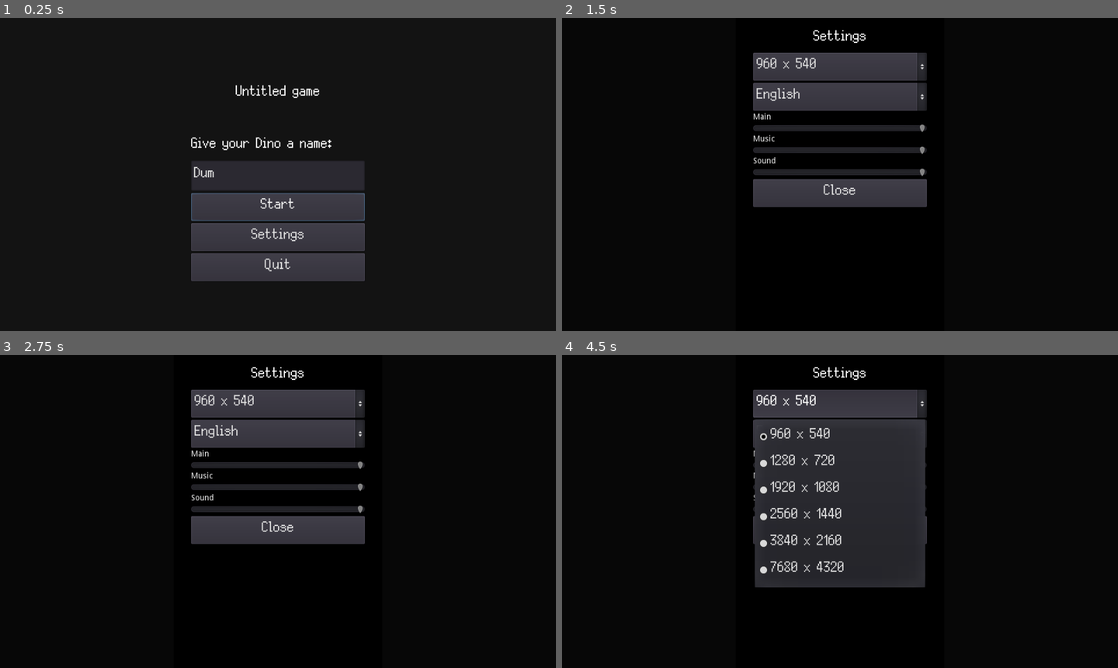
Above: before the commit, frames 1-4 (two rows, left to right).
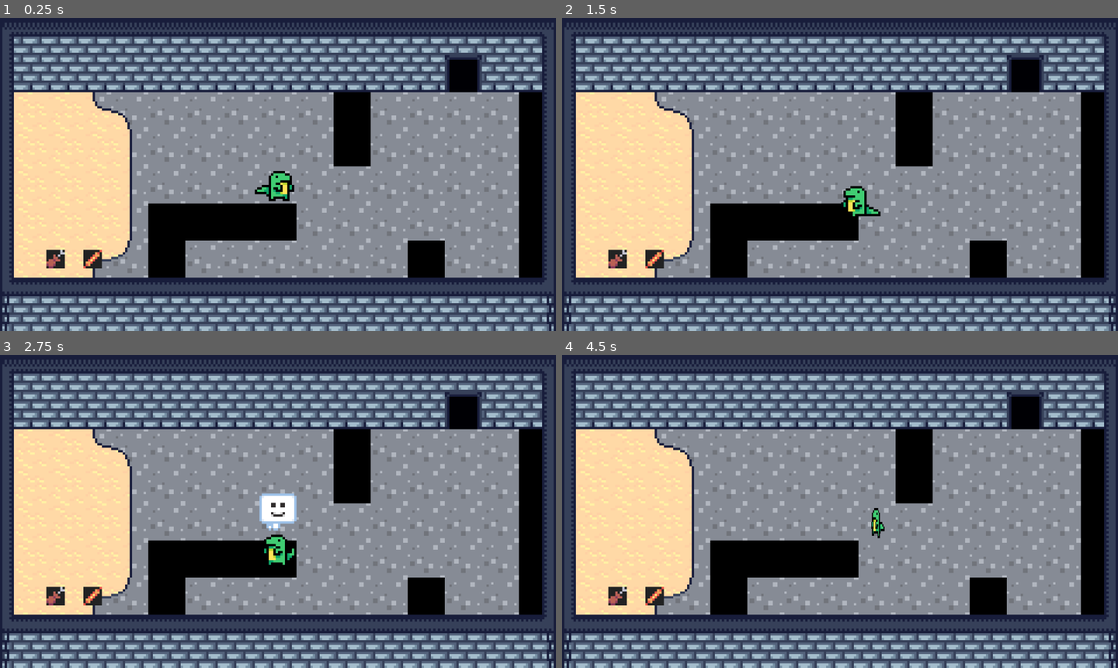
Above: after the commit, the same moments.

Repository: colinbellino/ai-and-games-2022
Game: Godot game, scene res://media/scenes/main.tscn
Same seed, same stepped clock (60 frames per second), same inputs: the game is played once before the commit and once after it.
Inputs (mouse positions are in pixels of both pictures, inside the frame that each line leads up to):
- Up to frame 1 (0.25 s): no input
- Up to frame 2 (1.5 s): click (840, 237) at 0.5 s, where only the run before the commit has a clickable "Settings"; click (840, 205) at 1.25 s, where only the run before the commit has a clickable "Start"
- Up to frame 3 (2.75 s): click (278, 542) at 2 s, where only the run before the commit has a clickable "Start"
- Up to frame 4 (4.5 s): click (840, 405) at 2.75 s, where only the run before the commit has a clickable "960 x 540"; click (840, 433) at 3.5 s, where only the run before the commit has a clickable "English"; click (840, 405) at 4.25 s, where only the run before the commit has a clickable "960 x 540"

The runs differ from the first frame. In frame 1, 93% of the frame differs, in the area x 0-100%, y 0-100%; in frame 2, 91%; in frame 3, 91%; in frame 4, 94%.

Commit message:
Play around with the intro scene (disabled for now)

Diff:
--- a/media/animations/entities/creature.tres
+++ b/media/animations/entities/creature.tres
@@ -1,6 +1,7 @@
-[gd_resource type="SpriteFrames" load_steps=123 format=2]
+[gd_resource type="SpriteFrames" load_steps=125 format=2]
 
 [ext_resource path="res://media/art/entities/dino_anim.png" type="Texture" id=1]
+[ext_resource path="res://media/art/entities/egg_scaled_down.png" type="Texture" id=2]
 
 [sub_resource type="AtlasTexture" id=1]
 atlas = ExtResource( 1 )
@@ -373,6 +374,10 @@
 [sub_resource type="AtlasTexture" id=89]
 atlas = ExtResource( 1 )
 region = Rect2( 576, 224, 32, 32 )
+
+[sub_resource type="AtlasTexture" id=128]
+atlas = ExtResource( 2 )
+region = Rect2( 0, 0, 32, 32 )
 
 [sub_resource type="AtlasTexture" id=21]
 atlas = ExtResource( 1 )
@@ -518,6 +523,11 @@
 "name": "eat_large",
 "speed": 5.0
 }, {
+"frames": [ SubResource( 128 ) ],
+"loop": true,
+"name": "egg",
+"speed": 5.0
+}, {
 "frames": [ SubResource( 21 ) ],
 "loop": true,
 "name": "fall_asleep",
--- /dev/null
+++ b/media/animations/intro_1.tres
@@ -0,0 +1,137 @@
+[gd_resource type="Animation" format=2]
+
+[resource]
+resource_name = "Intro1"
+length = 3.0
+tracks/0/type = "value"
+tracks/0/path = NodePath("World/Parent0:position")
+tracks/0/interp = 1
+tracks/0/loop_wrap = true
+tracks/0/imported = false
+tracks/0/enabled = true
+tracks/0/keys = {
+"times": PoolRealArray( 0, 2, 3 ),
+"transitions": PoolRealArray( 1, 1, 1 ),
+"update": 0,
+"values": [ Vector2( 80, 74 ), Vector2( 80, 74 ), Vector2( -22, 74 ) ]
+}
+tracks/1/type = "value"
+tracks/1/path = NodePath("World/Parent1:position")
+tracks/1/interp = 1
+tracks/1/loop_wrap = true
+tracks/1/imported = false
+tracks/1/enabled = true
+tracks/1/keys = {
+"times": PoolRealArray( 0, 2, 3 ),
+"transitions": PoolRealArray( 1, 1, 1 ),
+"update": 0,
+"values": [ Vector2( 160, 74 ), Vector2( 160, 74 ), Vector2( 280, 74 ) ]
+}
+tracks/2/type = "value"
+tracks/2/path = NodePath("World/Parent0:scale")
+tracks/2/interp = 1
+tracks/2/loop_wrap = true
+tracks/2/imported = false
+tracks/2/enabled = true
+tracks/2/keys = {
+"times": PoolRealArray( 0, 1.7, 2 ),
+"transitions": PoolRealArray( 1, 1, 1 ),
+"update": 0,
+"values": [ Vector2( 1, 1 ), Vector2( 1, 1 ), Vector2( -1, 1 ) ]
+}
+tracks/3/type = "value"
+tracks/3/path = NodePath("World/Parent1:scale")
+tracks/3/interp = 1
+tracks/3/loop_wrap = true
+tracks/3/imported = false
+tracks/3/enabled = true
+tracks/3/keys = {
+"times": PoolRealArray( 0, 1.7, 2 ),
+"transitions": PoolRealArray( 1, 1, 1 ),
+"update": 0,
+"values": [ Vector2( -1, 1 ), Vector2( -1, 1 ), Vector2( 1, 1 ) ]
+}
+tracks/4/type = "value"
+tracks/4/path = NodePath("World/Parent0:animation")
+tracks/4/interp = 1
+tracks/4/loop_wrap = true
+tracks/4/imported = false
+tracks/4/enabled = true
+tracks/4/keys = {
+"times": PoolRealArray( 0, 2, 3 ),
+"transitions": PoolRealArray( 1, 1, 1 ),
+"update": 1,
+"values": [ "idle", "walk", "idle" ]
+}
+tracks/5/type = "value"
+tracks/5/path = NodePath("World/Parent1:animation")
+tracks/5/interp = 1
+tracks/5/loop_wrap = true
+tracks/5/imported = false
+tracks/5/enabled = true
+tracks/5/keys = {
+"times": PoolRealArray( 0, 2, 3 ),
+"transitions": PoolRealArray( 1, 1, 1 ),
+"update": 1,
+"values": [ "idle", "idle", "idle" ]
+}
+tracks/6/type = "value"
+tracks/6/path = NodePath("World/Parent0:playing")
+tracks/6/interp = 1
+tracks/6/loop_wrap = true
+tracks/6/imported = false
+tracks/6/enabled = true
+tracks/6/keys = {
+"times": PoolRealArray( 0, 2, 3 ),
+"transitions": PoolRealArray( 1, 1, 1 ),
+"update": 1,
+"values": [ false, true, false ]
+}
+tracks/7/type = "value"
+tracks/7/path = NodePath("World/Parent1:playing")
+tracks/7/interp = 1
+tracks/7/loop_wrap = true
+tracks/7/imported = false
+tracks/7/enabled = true
+tracks/7/keys = {
+"times": PoolRealArray( 0, 2, 3 ),
+"transitions": PoolRealArray( 1, 1, 1 ),
+"update": 1,
+"values": [ false, true, false ]
+}
+tracks/8/type = "value"
+tracks/8/path = NodePath("IntroUI/BorderTop:rect_position")
+tracks/8/interp = 1
+tracks/8/loop_wrap = true
+tracks/8/imported = false
+tracks/8/enabled = true
+tracks/8/keys = {
+"times": PoolRealArray( 0, 0.1 ),
+"transitions": PoolRealArray( 1, 1 ),
+"update": 0,
+"values": [ Vector2( 0, -180 ), Vector2( 0, 0 ) ]
+}
+tracks/9/type = "value"
+tracks/9/path = NodePath("IntroUI/BorderBottom:rect_position")
+tracks/9/interp = 1
+tracks/9/loop_wrap = true
+tracks/9/imported = false
+tracks/9/enabled = true
+tracks/9/keys = {
+"times": PoolRealArray( 0, 0.1 ),
+"transitions": PoolRealArray( 1, 1 ),
+"update": 0,
+"values": [ Vector2( 0, 540 ), Vector2( 0, 360 ) ]
+}
+tracks/10/type = "value"
+tracks/10/path = NodePath("World:modulate")
+tracks/10/interp = 1
+tracks/10/loop_wrap = true
+tracks/10/imported = false
+tracks/10/enabled = true
+tracks/10/keys = {
+"times": PoolRealArray( 0, 0.1, 0.5 ),
+"transitions": PoolRealArray( 1, 1, 1 ),
+"update": 0,
+"values": [ Color( 1, 1, 1, 0 ), Color( 1, 1, 1, 0 ), Color( 1, 1, 1, 1 ) ]
+}
--- a/media/scenes/main.tscn
+++ b/media/scenes/main.tscn
@@ -1,20 +1,307 @@
-[gd_scene load_steps=5 format=2]
+[gd_scene load_steps=12 format=2]
 
 [ext_resource path="res://src/Game.gd" type="Script" id=1]
 [ext_resource path="res://media/scenes/ui/TitleUI.tscn" type="PackedScene" id=2]
 [ext_resource path="res://media/scenes/ui/DebugUI.tscn" type="PackedScene" id=3]
 [ext_resource path="res://media/scenes/ui/SettingsUI.tscn" type="PackedScene" id=4]
+[ext_resource path="res://media/main.theme" type="Theme" id=5]
+[ext_resource path="res://media/animations/entities/creature.tres" type="SpriteFrames" id=6]
+[ext_resource path="res://media/animations/intro_1.tres" type="Animation" id=7]
+[ext_resource path="res://media/art/entities/emotions.png" type="Texture" id=8]
+[ext_resource path="res://src/IntroUI.gd" type="Script" id=9]
+
+[sub_resource type="Animation" id=1]
+resource_name = "Intro1"
+length = 5.0
+tracks/0/type = "value"
+tracks/0/path = NodePath("World/Parent0:position")
+tracks/0/interp = 1
+tracks/0/loop_wrap = true
+tracks/0/imported = false
+tracks/0/enabled = true
+tracks/0/keys = {
+"times": PoolRealArray( 0, 1.2, 1.3, 1.4, 1.8, 3 ),
+"transitions": PoolRealArray( 1, 1, 1, 1, 1, 1 ),
+"update": 0,
+"values": [ Vector2( 80, 72 ), Vector2( 80, 72 ), Vector2( 80, 69 ), Vector2( 80, 72 ), Vector2( 80, 72 ), Vector2( -22, 72 ) ]
+}
+tracks/1/type = "value"
+tracks/1/path = NodePath("World/Parent1:position")
+tracks/1/interp = 1
+tracks/1/loop_wrap = true
+tracks/1/imported = false
+tracks/1/enabled = true
+tracks/1/keys = {
+"times": PoolRealArray( 0, 1.8, 3 ),
+"transitions": PoolRealArray( 1, 1, 1 ),
+"update": 0,
+"values": [ Vector2( 160, 72 ), Vector2( 160, 72 ), Vector2( 280, 72 ) ]
+}
+tracks/2/type = "value"
+tracks/2/path = NodePath("World/Parent0:scale")
+tracks/2/interp = 1
+tracks/2/loop_wrap = true
+tracks/2/imported = false
+tracks/2/enabled = true
+tracks/2/keys = {
+"times": PoolRealArray( 0, 1.5, 1.8 ),
+"transitions": PoolRealArray( 1, 1, 1 ),
+"update": 0,
+"values": [ Vector2( 1, 1 ), Vector2( 1, 1 ), Vector2( -1, 1 ) ]
+}
+tracks/3/type = "value"
+tracks/3/path = NodePath("World/Parent1:scale")
+tracks/3/interp = 1
+tracks/3/loop_wrap = true
+tracks/3/imported = false
+tracks/3/enabled = true
+tracks/3/keys = {
+"times": PoolRealArray( 0, 1.5, 1.8 ),
+"transitions": PoolRealArray( 1, 1, 1 ),
+"update": 0,
+"values": [ Vector2( -1, 1 ), Vector2( -1, 1 ), Vector2( 1, 1 ) ]
+}
+tracks/4/type = "value"
+tracks/4/path = NodePath("World/Parent0:animation")
+tracks/4/interp = 1
+tracks/4/loop_wrap = true
+tracks/4/imported = false
+tracks/4/enabled = true
+tracks/4/keys = {
+"times": PoolRealArray( 0, 1.8, 3 ),
+"transitions": PoolRealArray( 1, 1, 1 ),
+"update": 1,
+"values": [ "idle", "walk", "idle" ]
+}
+tracks/5/type = "value"
+tracks/5/path = NodePath("World/Parent1:animation")
+tracks/5/interp = 1
+tracks/5/loop_wrap = true
+tracks/5/imported = false
+tracks/5/enabled = true
+tracks/5/keys = {
+"times": PoolRealArray( 0, 1.8, 3 ),
+"transitions": PoolRealArray( 1, 1, 1 ),
+"update": 1,
+"values": [ "idle", "idle", "idle" ]
+}
+tracks/6/type = "value"
+tracks/6/path = NodePath("World/Parent0:playing")
+tracks/6/interp = 1
+tracks/6/loop_wrap = true
+tracks/6/imported = false
+tracks/6/enabled = true
+tracks/6/keys = {
+"times": PoolRealArray( 0, 1.8, 3 ),
+"transitions": PoolRealArray( 1, 1, 1 ),
+"update": 1,
+"values": [ false, true, false ]
+}
+tracks/7/type = "value"
+tracks/7/path = NodePath("World/Parent1:playing")
+tracks/7/interp = 1
+tracks/7/loop_wrap = true
+tracks/7/imported = false
+tracks/7/enabled = true
+tracks/7/keys = {
+"times": PoolRealArray( 0, 1.8, 3 ),
+"transitions": PoolRealArray( 1, 1, 1 ),
+"update": 1,
+"values": [ false, true, false ]
+}
+tracks/8/type = "value"
+tracks/8/path = NodePath("IntroUI/BorderTop:rect_position")
+tracks/8/interp = 1
+tracks/8/loop_wrap = true
+tracks/8/imported = false
+tracks/8/enabled = true
+tracks/8/keys = {
+"times": PoolRealArray( 0 ),
+"transitions": PoolRealArray( 1 ),
+"update": 0,
+"values": [ Vector2( 0, 0 ) ]
+}
+tracks/9/type = "value"
+tracks/9/path = NodePath("IntroUI/BorderBottom:rect_position")
+tracks/9/interp = 1
+tracks/9/loop_wrap = true
+tracks/9/imported = false
+tracks/9/enabled = true
+tracks/9/keys = {
+"times": PoolRealArray( 0 ),
+"transitions": PoolRealArray( 1 ),
+"update": 0,
+"values": [ Vector2( 0, 360 ) ]
+}
+tracks/10/type = "value"
+tracks/10/path = NodePath("World:modulate")
+tracks/10/interp = 1
+tracks/10/loop_wrap = true
+tracks/10/imported = false
+tracks/10/enabled = true
+tracks/10/keys = {
+"times": PoolRealArray( 0, 0.1, 0.5 ),
+"transitions": PoolRealArray( 1, 1, 1 ),
+"update": 0,
+"values": [ Color( 1, 1, 1, 0 ), Color( 1, 1, 1, 0 ), Color( 1, 1, 1, 1 ) ]
+}
+tracks/11/type = "value"
+tracks/11/path = NodePath("World/Egg0:position")
+tracks/11/interp = 1
+tracks/11/loop_wrap = true
+tracks/11/imported = false
+tracks/11/enabled = true
+tracks/11/keys = {
+"times": PoolRealArray( 1 ),
+"transitions": PoolRealArray( 1 ),
+"update": 0,
+"values": [ Vector2( 120, 72 ) ]
+}
+tracks/12/type = "value"
+tracks/12/path = NodePath("World/Parent0Emote:visible")
+tracks/12/interp = 1
+tracks/12/loop_wrap = true
+tracks/12/imported = false
+tracks/12/enabled = true
+tracks/12/keys = {
+"times": PoolRealArray( 0, 1, 1.2 ),
+"transitions": PoolRealArray( 1, 1, 1 ),
+"update": 1,
+"values": [ false, true, false ]
+}
+tracks/13/type = "value"
+tracks/13/path = NodePath("World/Parent1Emote:visible")
+tracks/13/interp = 1
+tracks/13/loop_wrap = true
+tracks/13/imported = false
+tracks/13/enabled = true
+tracks/13/keys = {
+"times": PoolRealArray( 0, 1, 1.2 ),
+"transitions": PoolRealArray( 1, 1, 1 ),
+"update": 1,
+"values": [ false, true, false ]
+}
+tracks/14/type = "value"
+tracks/14/path = NodePath("IntroUI/BorderRight:rect_position")
+tracks/14/interp = 1
+tracks/14/loop_wrap = true
+tracks/14/imported = false
+tracks/14/enabled = true
+tracks/14/keys = {
+"times": PoolRealArray( 0, 3.3, 3.7 ),
+"transitions": PoolRealArray( 1, 1, 1 ),
+"update": 0,
+"values": [ Vector2( 960, 0 ), Vector2( 960, 0 ), Vector2( 640, 0 ) ]
+}
+tracks/15/type = "value"
+tracks/15/path = NodePath("IntroUI/BorderLeft:rect_position")
+tracks/15/interp = 1
+tracks/15/loop_wrap = true
+tracks/15/imported = false
+tracks/15/enabled = true
+tracks/15/keys = {
+"times": PoolRealArray( 0, 3.3, 3.7 ),
+"transitions": PoolRealArray( 1, 1, 1 ),
+"update": 0,
+"values": [ Vector2( -480, 0 ), Vector2( -480, 0 ), Vector2( -160, 0 ) ]
+}
+
+[sub_resource type="Animation" id=2]
+length = 0.001
+tracks/0/type = "value"
+tracks/0/path = NodePath("World/Parent0:position")
+tracks/0/interp = 1
+tracks/0/loop_wrap = true
+tracks/0/imported = false
+tracks/0/enabled = true
+tracks/0/keys = {
+"times": PoolRealArray( 0 ),
+"transitions": PoolRealArray( 1 ),
+"update": 0,
+"values": [ Vector2( 50, 64.25 ) ]
+}
+tracks/1/type = "value"
+tracks/1/path = NodePath("IntroUI/BorderBottom:rect_position")
+tracks/1/interp = 1
+tracks/1/loop_wrap = true
+tracks/1/imported = false
+tracks/1/enabled = true
+tracks/1/keys = {
+"times": PoolRealArray( 0 ),
+"transitions": PoolRealArray( 1 ),
+"update": 0,
+"values": [ Vector2( 0, 541 ) ]
+}
 
 [node name="Game" type="Node2D"]
 script = ExtResource( 1 )
 
+[node name="SplashUI" type="CanvasLayer" parent="."]
+unique_name_in_owner = true
+layer = 128
+visible = false
+
+[node name="Background" type="ColorRect" parent="SplashUI"]
+anchor_right = 1.0
+anchor_bottom = 1.0
+color = Color( 0, 0, 0, 1 )
+
 [node name="TitleUI" parent="." instance=ExtResource( 2 )]
+visible = false
 
 [node name="SettingsUI" parent="." instance=ExtResource( 4 )]
 layer = 2
 
 [node name="DebugUI" parent="." instance=ExtResource( 3 )]
-layer = 128
+layer = 100
+
+[node name="IntroUI" type="CanvasLayer" parent="."]
+unique_name_in_owner = true
+script = ExtResource( 9 )
+
+[node name="Name" type="LineEdit" parent="IntroUI"]
+unique_name_in_owner = true
+margin_left = 350.0
+margin_top = 429.0
+margin_right = 650.0
+margin_bottom = 481.0
+theme = ExtResource( 5 )
+text = "Hello"
+
+[node name="Start" type="Button" parent="IntroUI"]
+unique_name_in_owner = true
+margin_left = 350.0
+margin_top = 485.0
+margin_right = 650.0
+margin_bottom = 533.0
+theme = ExtResource( 5 )
+text = "Start"
+
+[node name="BorderTop" type="ColorRect" parent="IntroUI"]
+unique_name_in_owner = true
+margin_right = 960.0
+margin_bottom = 180.0
+color = Color( 0, 0, 0, 1 )
+
+[node name="BorderRight" type="ColorRect" parent="IntroUI"]
+unique_name_in_owner = true
+margin_left = 960.0
+margin_right = 1440.0
+margin_bottom = 540.0
+color = Color( 0, 0, 0, 1 )
+
+[node name="BorderBottom" type="ColorRect" parent="IntroUI"]
+unique_name_in_owner = true
+margin_top = 541.0
+margin_right = 960.0
+margin_bottom = 721.0
+color = Color( 0, 0, 0, 1 )
+
+[node name="BorderLeft" type="ColorRect" parent="IntroUI"]
+unique_name_in_owner = true
+margin_left = -480.0
+margin_bottom = 540.0
+color = Color( 0, 0, 0, 1 )
 
 [node name="SoundPlayer" type="AudioStreamPlayer2D" parent="."]
 unique_name_in_owner = true
@@ -31,6 +318,45 @@
 anchor_mode = 0
 current = true
 
+[node name="AnimationPlayer" type="AnimationPlayer" parent="."]
+unique_name_in_owner = true
+anims/Intro1 = SubResource( 1 )
+anims/RESET = SubResource( 2 )
+anims/intro_1 = ExtResource( 7 )
+
 [node name="World" type="Node2D" parent="."]
 unique_name_in_owner = true
 scale = Vector2( 4, 4 )
+
+[node name="Parent0" type="AnimatedSprite" parent="World"]
+position = Vector2( 50, 64.25 )
+frames = ExtResource( 6 )
+animation = "idle"
+
+[node name="Parent0Emote" type="Sprite" parent="World"]
+visible = false
+position = Vector2( 84, 56 )
+rotation = 3.14159
+scale = Vector2( 1, -1 )
+texture = ExtResource( 8 )
+region_enabled = true
+region_rect = Rect2( 32, 64, 16, 16 )
+
+[node name="Parent1" type="AnimatedSprite" parent="World"]
+position = Vector2( 160, 72 )
+scale = Vector2( -1, 1 )
+frames = ExtResource( 6 )
+animation = "idle"
+frame = 1
+
+[node name="Parent1Emote" type="Sprite" parent="World"]
+visible = false
+position = Vector2( 156, 56 )
+texture = ExtResource( 8 )
+region_enabled = true
+region_rect = Rect2( 32, 64, 16, 16 )
+
+[node name="Egg0" type="AnimatedSprite" parent="World"]
+position = Vector2( 120, 72 )
+frames = ExtResource( 6 )
+animation = "egg"
--- a/project.godot
+++ b/project.godot
@@ -83,6 +83,11 @@
 "class": "Hunger",
 "language": "GDScript",
 "path": "res://src/behaviours/Hunger.gd"
+}, {
+"base": "CanvasLayer",
+"class": "IntroUI",
+"language": "GDScript",
+"path": "res://src/IntroUI.gd"
 }, {
 "base": "Behaviour",
 "class": "IsCreature",
@@ -140,6 +145,7 @@
 "Game": "",
 "GameSettings": "",
 "Hunger": "",
+"IntroUI": "",
 "IsCreature": "",
 "LDTK": "",
 "MouseArea2D": "",
@@ -154,6 +160,9 @@
 
 config/name="Ai & Games 2022"
 run/main_scene="res://media/scenes/main.tscn"
+boot_splash/show_image=false
+boot_splash/use_filter=false
+boot_splash/bg_color=Color( 0, 0, 0, 1 )
 config/icon="res://media/art/icon_godot.png"
 
 [audio]
@@ -345,5 +354,5 @@
 
 [rendering]
 
-environment/default_clear_color=Color( 0.0941176, 0.0862745, 0.113725, 1 )
+environment/default_clear_color=Color( 0, 0, 0, 1 )
 environment/default_environment="res://media/default_env.tres"
--- a/src/Game.gd
+++ b/src/Game.gd
@@ -10,16 +10,11 @@
     Globals.ui_title.button_quit.connect("pressed", self, "button_quit_pressed")
     Globals.ui_debug.version_label.text = Globals.version
 
-    if Globals.settings.debug_skip_title:
-        button_start_pressed()
-    else:
-        # Start the title
-        yield(get_tree(), "idle_frame") # Wait for next frame before initializing the UI
-        Globals.ui_title.open()
-        change_state(GameStates.TITLE)
+    Globals.ui_splash.visible = true
+    yield(get_tree(), "idle_frame")
+    Globals.ui_splash.visible = false
 
-        # Start playing menu music
-        Audio.play_music(Globals.MUSIC.MENU)
+    change_state(GameStates.INTRO)
 
 func _process(delta: float):
     Globals.mouse_position = Globals.camera.get_local_mouse_position() / Globals.SPRITE_SIZE / Globals.SCALE
@@ -30,9 +25,46 @@
         Globals.settings.debug_draw = !Globals.settings.debug_draw
 
     if Globals.game_state == GameStates.TITLE:
+        if Globals.game_state_entered == false:
+            Globals.game_state_entered = true
+
+            Globals.ui_title.open()
+            # Start playing menu music
+            Audio.play_music(Globals.MUSIC.MENU)
+
         if Input.is_action_just_released("ui_cancel"):
             quit_game()
             return
+
+    if Globals.game_state == GameStates.INTRO:
+        if Globals.game_state_entered == false:
+            Globals.game_state_entered = true
+
+            var world_path := "res://media/maps/world_%s.ldtk" % [Globals.settings.level]
+            var file := File.new()
+            assert(file.file_exists(world_path), "Failed to load sprite frames: %s" % [world_path])
+
+            var result = LDTK.load_ldtk(world_path)
+            Globals.current_level = result[0]
+            Globals.current_level_data = result[1]
+            Globals.world.add_child(Globals.current_level)
+            Globals.astar = LDTK.create_astar()
+            var entities_node = Globals.current_level.find_node("Entities")
+            var entities_node_parent = entities_node.get_parent()
+
+            # if Globals.settings.debug_skip_title == false:
+            #     # Remove all entities for the duration of the intro
+            #     entities_node.get_parent().remove_child(entities_node)
+
+            #     Globals.animation_player.play("Intro1")
+            #     yield(Globals.animation_player, "animation_finished")
+
+            #     entities_node_parent.add_child(entities_node)
+
+            LDTK.update_entities(entities_node)
+            assert(Globals.creature != null, "No creature found in the level, did we forget to add one?")
+
+            start_game()
 
     if Globals.game_state == GameStates.PLAY:
         if Globals.game_state_entered == false:
@@ -68,7 +100,8 @@
             }, "  ")
 
 static func button_start_pressed() -> void:
-    start_game(Globals.settings.level)
+    # start_game()
+    pass
 
 static func button_continue_pressed() -> void:
     Audio.play_sound_random([Globals.SFX.BUTTON_CLICK_1, Globals.SFX.BUTTON_CLICK_2])
@@ -81,22 +114,10 @@
 static func button_quit_pressed() -> void:
     quit_game()
 
-static func start_game(world_id: int) -> void:
+static func start_game() -> void:
+    Globals.ui_intro.close()
     Globals.ui_title.close()
     Audio.play_music(Globals.MUSIC.CALM)
-
-    var world_path := "res://media/maps/world_%s.ldtk" % [world_id]
-    var file := File.new()
-    assert(file.file_exists(world_path), "Failed to load sprite frames: %s" % [world_path])
-
-    var result = LDTK.load_ldtk(world_path)
-    Globals.current_level = result[0]
-    Globals.current_level_data = result[1]
-    Globals.world.add_child(Globals.current_level)
-    LDTK.update_entities(Globals.current_level.find_node("Entities"))
-    Globals.astar = LDTK.create_astar()
-
-    assert(Globals.creature != null, "No creature found in the level, did we forget to add one?")
 
     change_state(GameStates.PLAY)
 
--- a/src/Globals.gd
+++ b/src/Globals.gd
@@ -62,11 +62,14 @@
 var ui_title : TitleUI
 var ui_settings : SettingsUI
 var ui_debug : DebugUI
+var ui_intro : IntroUI
+var ui_splash : CanvasLayer
 var world : Node2D
 var current_level: Node2D
 var current_level_data: Dictionary
 var camera: Camera2D
 var creature : Entity
+var animation_player : AnimationPlayer
 
 # Audio
 var audio_player_sound : AudioStreamPlayer2D
@@ -109,8 +112,14 @@
     assert(Globals.ui_settings != null, "Globals.ui_settings not initialized correctly.")
     Globals.ui_debug = get_node("/root/Game/%DebugUI")
     assert(Globals.ui_debug != null, "Globals.ui_debug not initialized correctly.")
+    Globals.ui_intro = get_node("/root/Game/%IntroUI")
+    assert(Globals.ui_intro != null, "Globals.ui_intro not initialized correctly.")
+    Globals.ui_splash = get_node("/root/Game/%SplashUI")
+    assert(Globals.ui_splash != null, "Globals.ui_splash not initialized correctly.")
     Globals.camera = get_node("/root/Game/%MainCamera")
     assert(Globals.camera != null, "Globals.camera not initialized correctly.")
+    Globals.animation_player = get_node("/root/Game/%AnimationPlayer")
+    assert(Globals.animation_player != null, "Globals.animation_player not initialized correctly.")
     Globals.audio_player_sound = get_node("/root/Game/%SoundPlayer")
     assert(Globals.audio_player_sound != null, "Globals.audio_player_sound not initialized correctly.")
     Globals.audio_player_music = get_node("/root/Game/%MusicPlayer")
--- /dev/null
+++ b/src/IntroUI.gd
@@ -0,0 +1,29 @@
+class_name IntroUI extends CanvasLayer
+
+var button_start: Button
+var input_name: LineEdit
+
+func _ready() -> void:
+    button_start = get_node("%Start")
+    input_name = get_node("%Name")
+
+    button_start.connect("mouse_entered", self, "on_button_hover")
+    input_name.connect("text_changed", self, "_name_changed")
+
+    input_name.text = Globals.creature_name
+
+func open() -> void:
+    visible = true
+
+func close() -> void:
+    visible = false
+
+func on_button_hover():
+    Audio.play_sound_random([Globals.SFX.BUTTON_HOVER])
+
+func _name_changed(new_text: String) -> void:
+    if new_text.length() == 0:
+        button_start.disabled = true
+    else:
+        button_start.disabled = false
+        Globals.creature_name = new_text
Binary file added: media/art/entities/egg_scaled_down.png
Not shown, added: media/art/entities/egg_scaled_down.png.import
